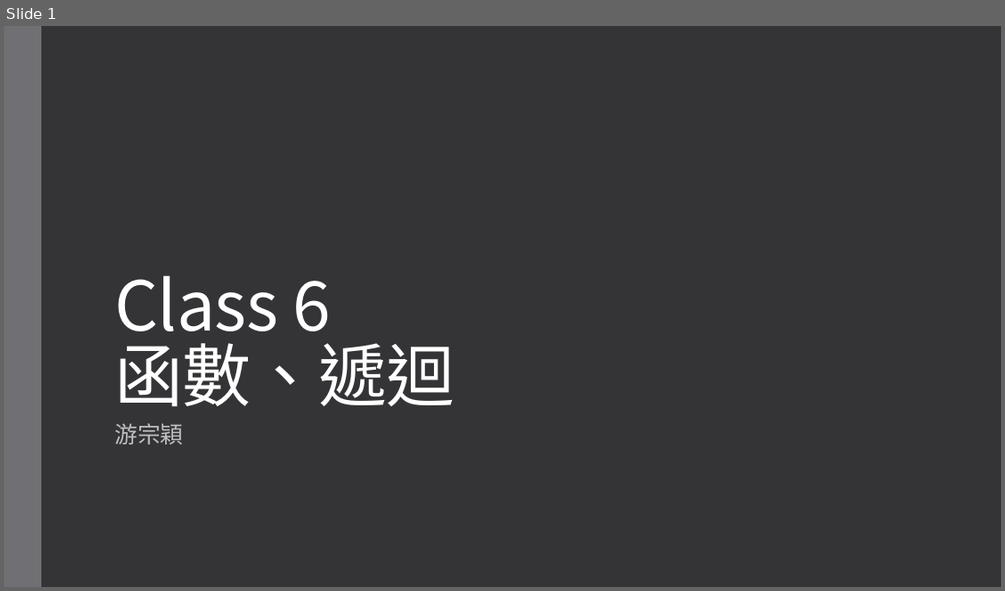
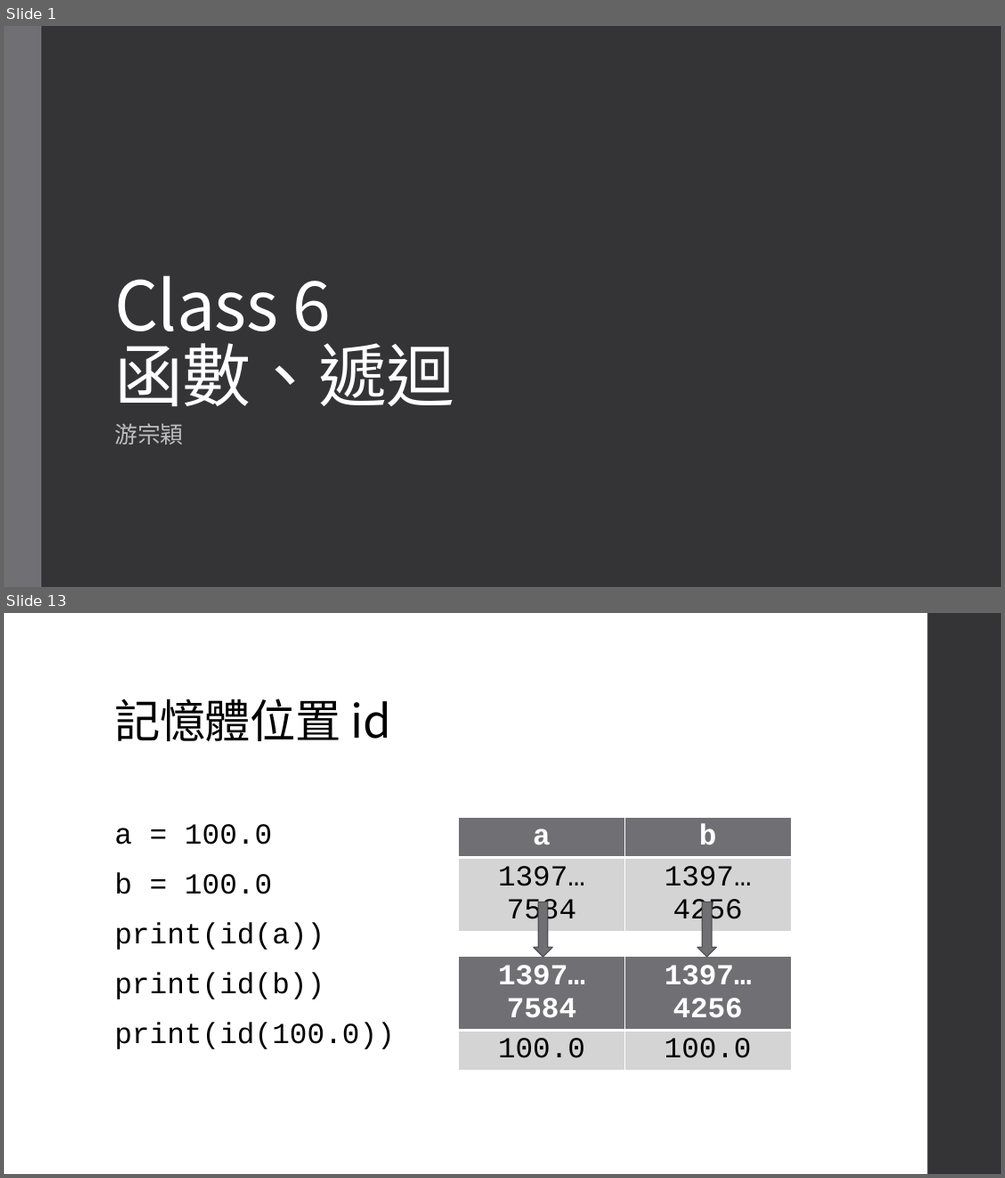
Before and after one commit to an920107/ServiceLearning, a slide deck: Class 6 函數、遞迴.pptx. Shown one above the other, each under a label of ours: slide 1 before the commit, slides 1 and 13 after it; the slides between them are not shown. The pictures are 1005x591 and 1005x1178 pixels, drawn with LibreOffice and Linux fonts; fonts in the diff are those of the drawing. Boxes give left, top, right and bottom in pixels: in the first picture for what was removed or moved away, otherwise in the second. Text is boxed around its words. In the diff, an @@ line names an element or a change of style, - is before the commit and + after.

```diff
--- a/Class 6 函數、遞迴.pptx
+++ b/Class 6 函數、遞迴.pptx
@@ slide 13 added at [4, 613, 1001, 1174], background #FFFFFF @@
@@ rectangle added at [928, 613, 1001, 1174], fill #353537 @@
@@ title added at [114, 698, 391, 741], 44 pt, text #000000 @@
+記憶體位置 id
@@ text added at [114, 824, 395, 1049], 28 pt, text #000000 @@
+a = 100.0
+b = 100.0
+print(id(a))
+print(id(b))
+print(id(100.0))
@@ table added at [459, 817, 791, 930], 2 rows, 2 columns @@
+a | b
+1397…7584 | 1397…4256
@@ down arrow added at [534, 901, 552, 957], fill #6F6F74, outline #525256 1.1 pt @@
@@ down arrow added at [697, 901, 716, 957], fill #6F6F74, outline #525256 1.1 pt @@
@@ table added at [459, 957, 791, 1062], 2 rows, 2 columns @@
+1397…7584 | 1397…4256
+100.0 | 100.0
```
Also in this commit, not shown: 16 other slides added.
